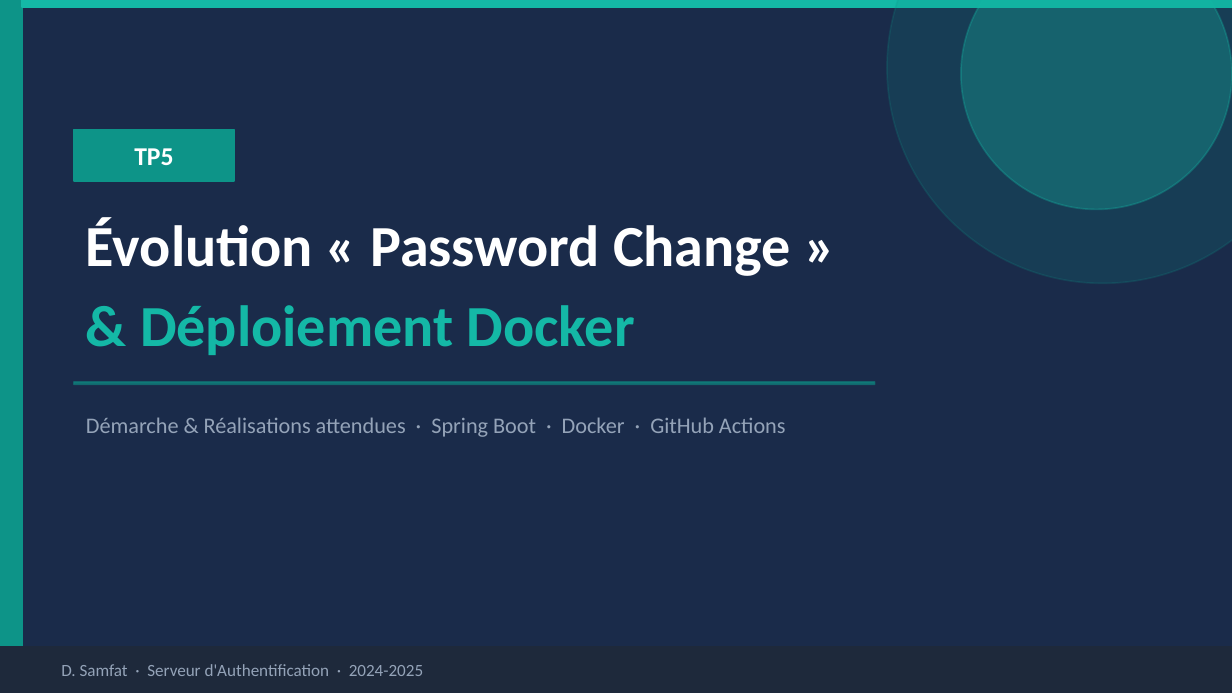
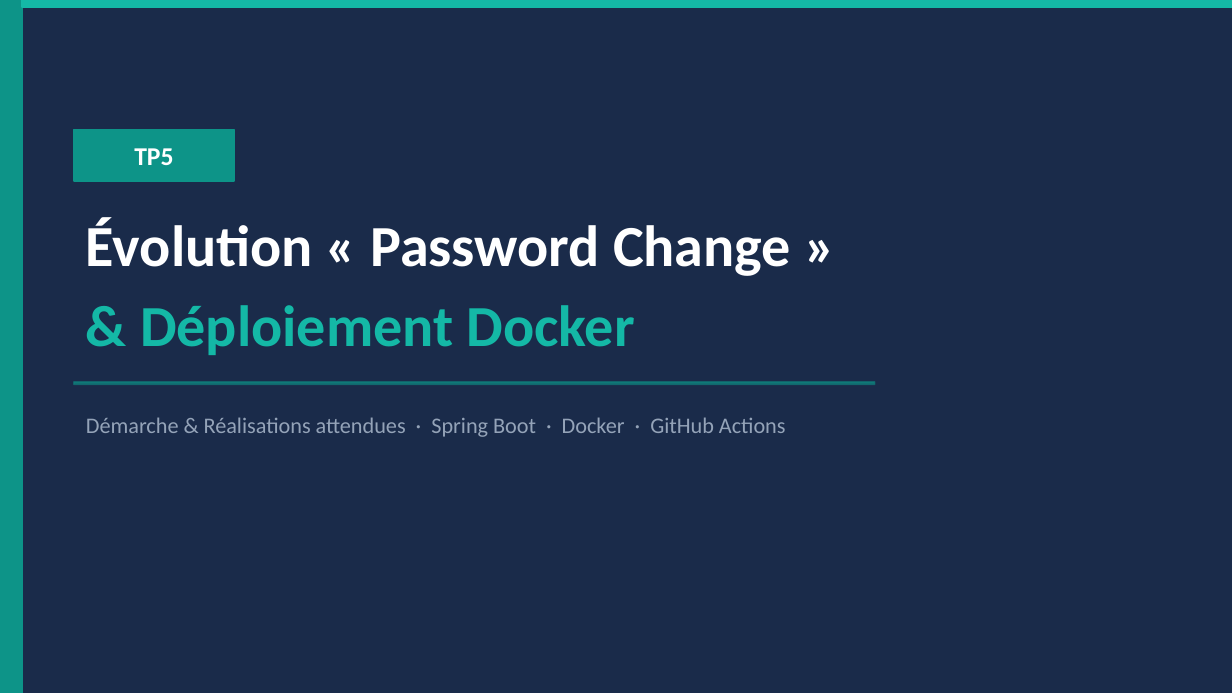
Before and after one commit to mirija-712/authentification-java, a slide deck: slide 1 of Doc/TP5_Auth_Server.pptx. Drawn at 1232x693 pixels with LibreOffice and Linux fonts; fonts in the diff are those of the drawing. Boxes give left, top, right and bottom in pixels: in the first picture for what was removed or moved away, otherwise in the second. Text is boxed around its words. In the diff, an @@ line names an element or a change of style, - is before the commit and + after.

```diff
--- a/Doc/TP5_Auth_Server.pptx
+++ b/Doc/TP5_Auth_Server.pptx
@@ ellipse removed at bbox=[887, 0, 1232, 283] @@
@@ ellipse removed at bbox=[961, 0, 1232, 209] @@
@@ rectangle removed at bbox=[0, 647, 1232, 693] @@
@@ text removed at bbox=[61, 664, 423, 676] @@
-D. Samfat · Serveur d'Authentification · 2024-2025
```
Also in this commit, not shown: 8 other slides changed, 13 other files.
